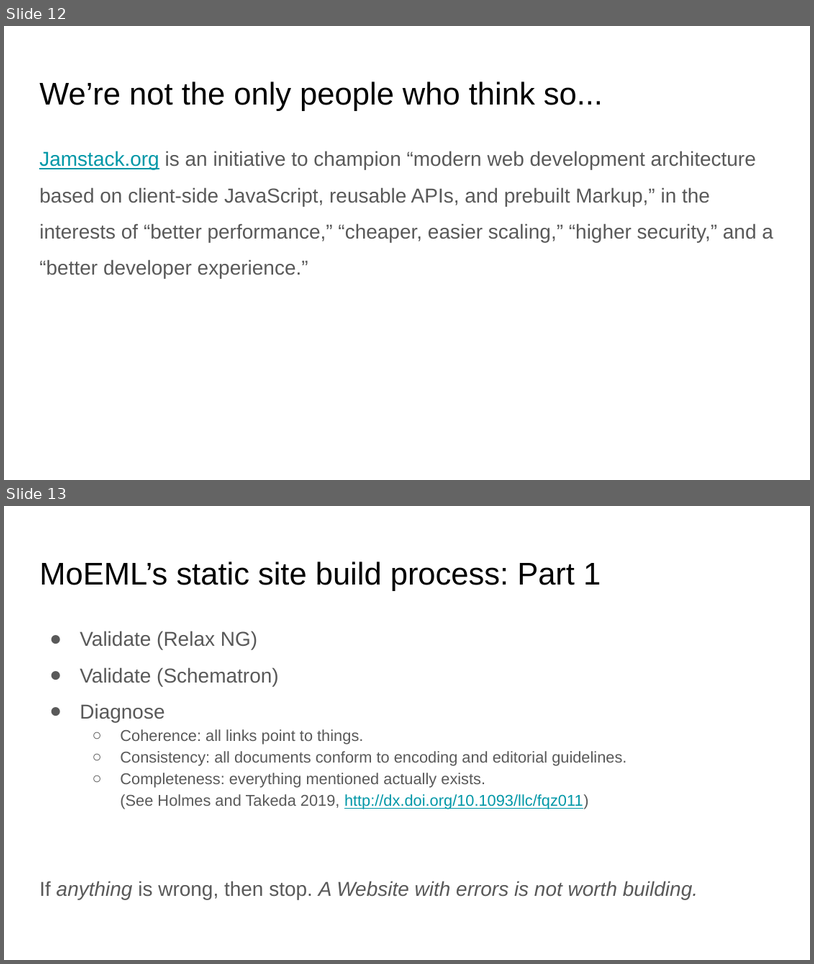
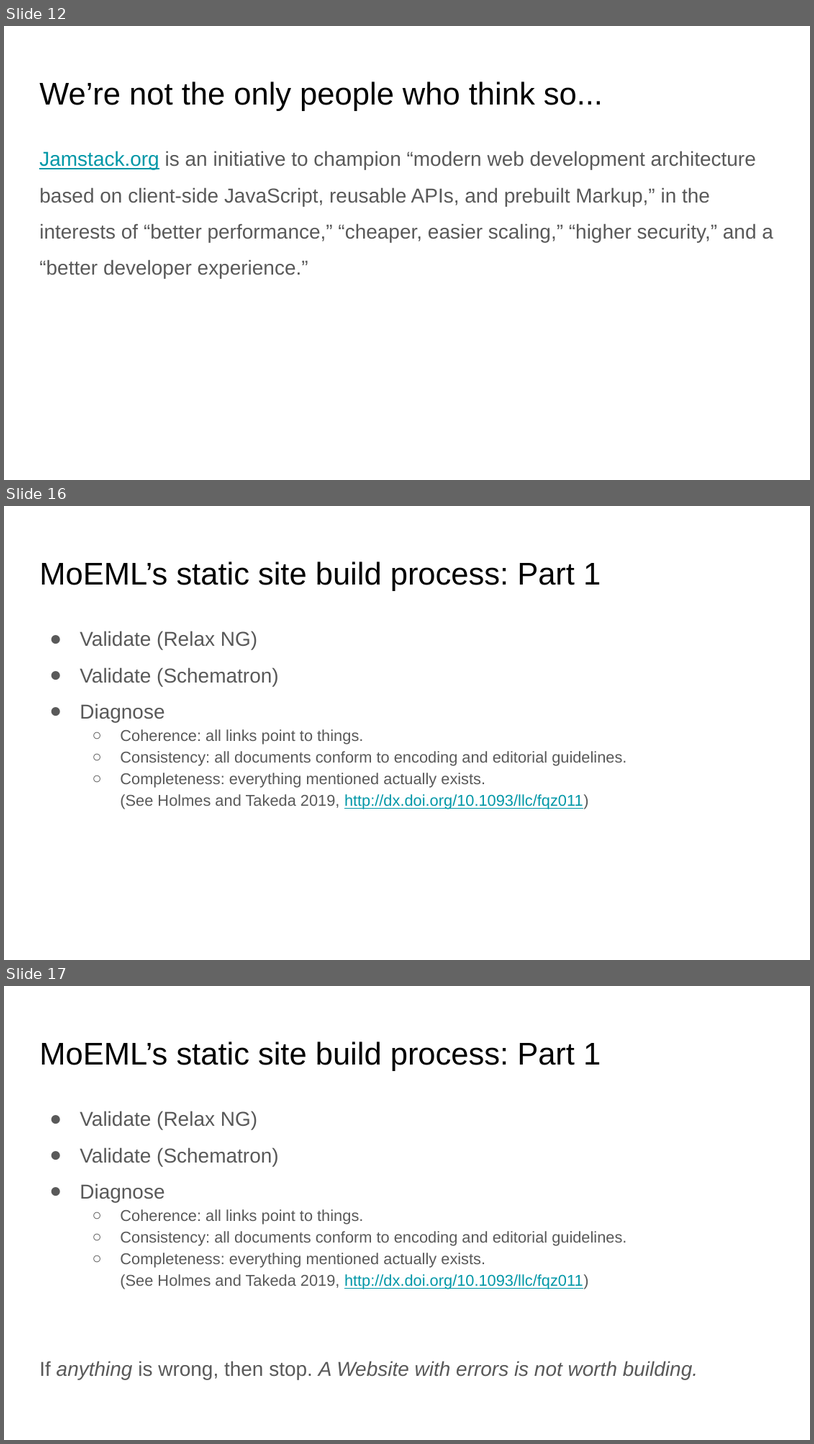
Before and after one commit to projectEndings/Endings, a slide deck: presentations/tei_2019/thePrefabricatedWebsite.odp. Shown one above the other, each under a label of ours: slides 12 and 13 before the commit, slides 12, 16 and 17 after it; the slides between them are not shown. The pictures are 814x964 and 814x1444 pixels, drawn with LibreOffice and Linux fonts; fonts in the diff are those of the drawing; background and template pictures are left out. Boxes give left, top, right and bottom in pixels: in the first picture for what was removed or moved away, otherwise in the second. Text is boxed around its words. In the diff, an @@ line names an element or a change of style, - is before the commit and + after.

```diff
--- a/presentations/tei_2019/thePrefabricatedWebsite.odp
+++ b/presentations/tei_2019/thePrefabricatedWebsite.odp
@@ slide 16 added at (x1=4, y1=506, x2=810, y2=960), background #FFFFFF @@
@@ title added at (x1=39, y1=561, x2=601, y2=591), 28 pt, text #000000 @@
+MoEML’s static site build process: Part 1
@@ text added at (x1=80, y1=631, x2=627, y2=809), 14 pt, text #595959 @@
+● Validate (Relax NG)
+● Validate (Schematron)
+● Diagnose
+  ○ Coherence: all links point to things.
+  ○ Consistency: all documents conform to encoding and editorial guidelines.
+  ○ Completeness: everything mentioned actually exists.
+    (See Holmes and Takeda 2019, http://dx.doi.org/10.1093/llc/fqz011)
@@ what was slide 13 is now slide 17 @@
```
Also in this commit, not shown: 4 slides changed, 14 other slides added, 2 other files.
